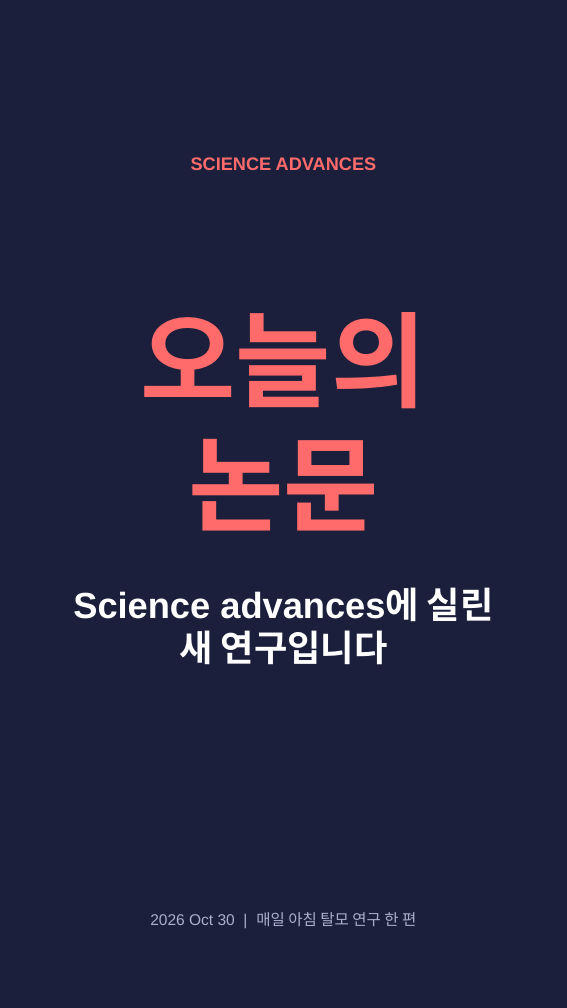
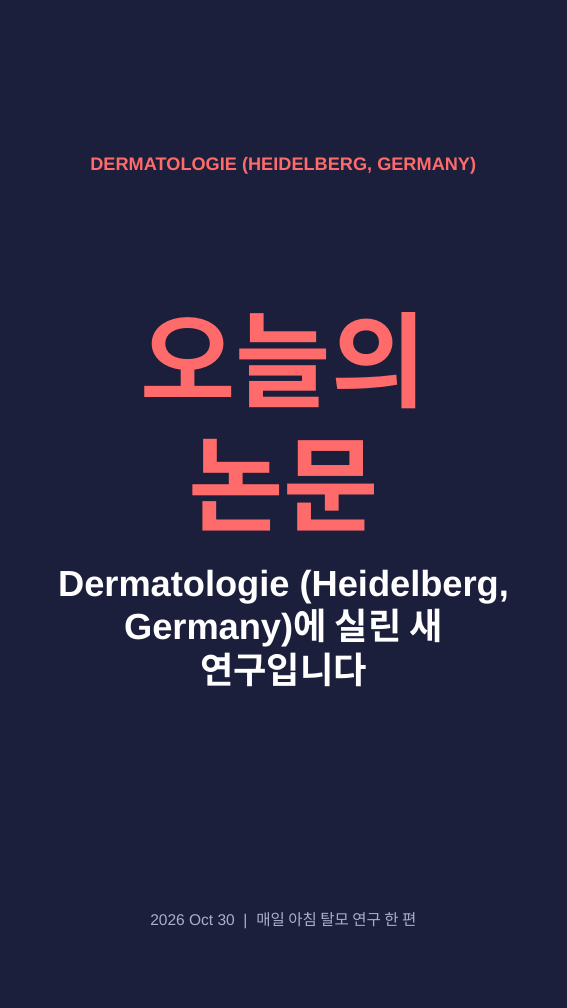
Before and after one commit to hyokang2010-BJ-ANTH/product-builder-test, a slide deck: slide 1 of pwa/data/latest/slides.pptx. Drawn at 567x1008 pixels with LibreOffice and Linux fonts; fonts in the diff are those of the drawing. Boxes give left, top, right and bottom in pixels: in the first picture for what was removed or moved away, otherwise in the second. Text is boxed around its words. In the diff, an @@ line names an element or a change of style, - is before the commit and + after.

```diff
--- a/pwa/data/latest/slides.pptx
+++ b/pwa/data/latest/slides.pptx
@@ text at (90,157,476,174): text changed @@
-SCIENCE ADVANCES
+DERMATOLOGIE (HEIDELBERG, GERMANY)
@@ text at (58,569,509,687): text changed @@
-Science advances에 실린 새 연구입니다
+Dermatologie (Heidelberg, Germany)에 실린 새 연구입니다
```
Also in this commit, not shown: 1 other slide changed, 6 slides added, 5 slides removed, 26 other files.
